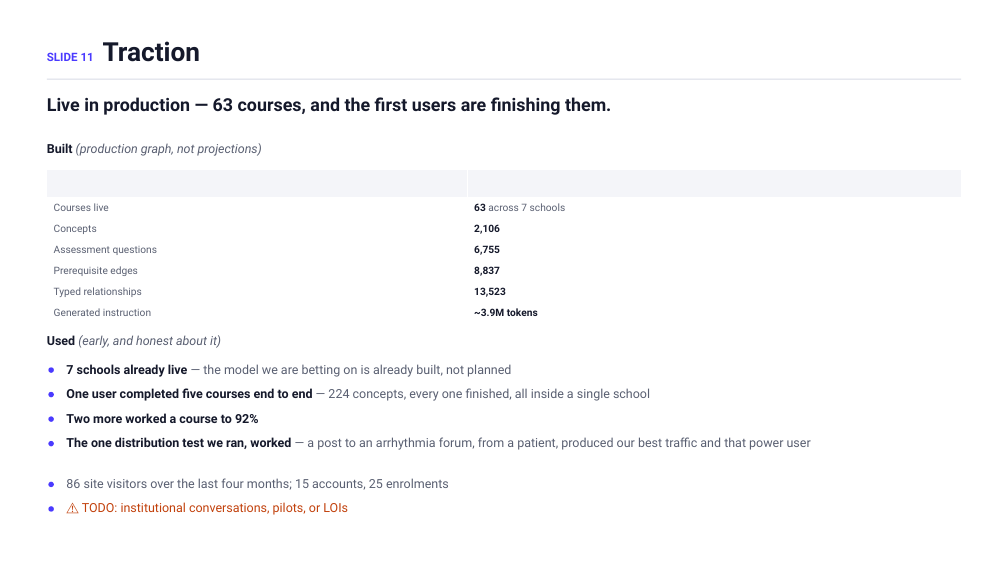
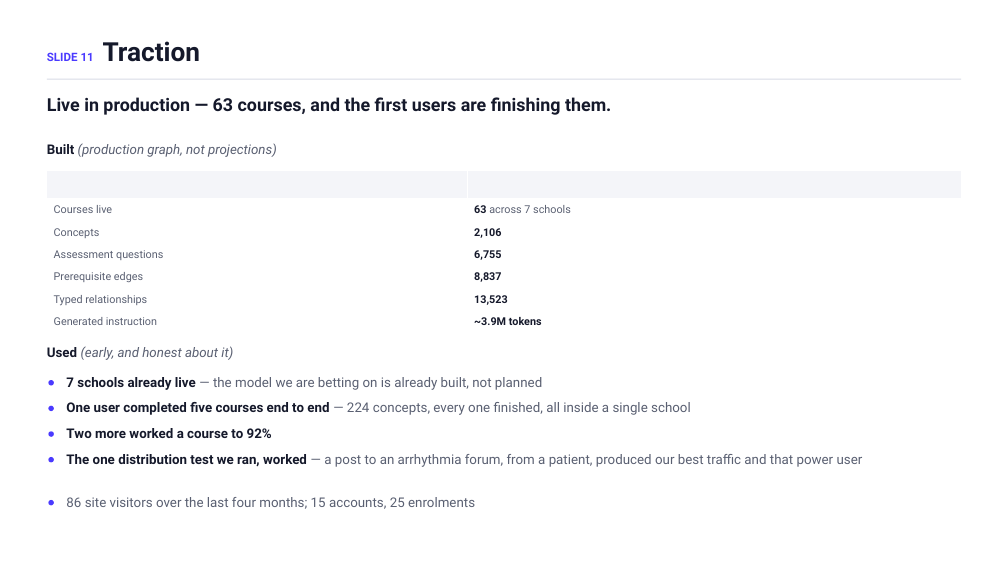
Before and after one commit to ChuckIrvine/qlaudia, a slide deck: slide 11 of pitch_deck/qlaudia_pitch_deck.pptx. Drawn at 1008x567 pixels with LibreOffice and Linux fonts; fonts in the diff are those of the drawing. Boxes give left, top, right and bottom in pixels: in the first picture for what was removed or moved away, otherwise in the second. Text is boxed around its words. In the diff, an @@ line names an element or a change of style, - is before the commit and + after.

```diff
--- a/pitch_deck/qlaudia_pitch_deck.pptx
+++ b/pitch_deck/qlaudia_pitch_deck.pptx
@@ table at (47, 171, 961, 330) @@
@@ size 9.7 to 10.3 pt @@
@@ text "Used (early, and honest about ...": place and size @@
-text "Used (early, and honest about ..." at (47, 335, 221, 348)
+text "Used (early, and honest about ..." at (47, 346, 233, 360)
@@ ellipse: place and size @@
-ellipse at (48, 368, 54, 373)
+ellipse at (48, 380, 54, 386)
@@ 4 texts, 3 ellipses: place and size @@
-4 texts, 3 ellipses at (48, 364, 811, 450)
+4 texts, 3 ellipses at (48, 377, 863, 467)
@@ ellipse: place and size @@
-ellipse at (48, 482, 54, 487)
+ellipse at (48, 500, 54, 505)
@@ ellipse removed at (48, 507, 54, 512) @@
@@ size 11.9 to 12.7 pt in 7 elements at (47, 143, 277, 157), (47, 346, 233, 360), (66, 377, 542, 390), (66, 402, 691, 415), (66, 428, 272, 438), (66, 454, 863, 467), (66, 497, 475, 509) @@
@@ text "86 site visitors over the ...": place and size @@
-text "86 site visitors over the ..." at (66, 478, 449, 490)
+text "86 site visitors over the ..." at (66, 497, 475, 509)
@@ text removed at (82, 502, 348, 515) @@
-⚠️ TODO: institutional conversations, pilots, or LOIs
```
Also in this commit, not shown: 3 other slides changed, 2 other files.
